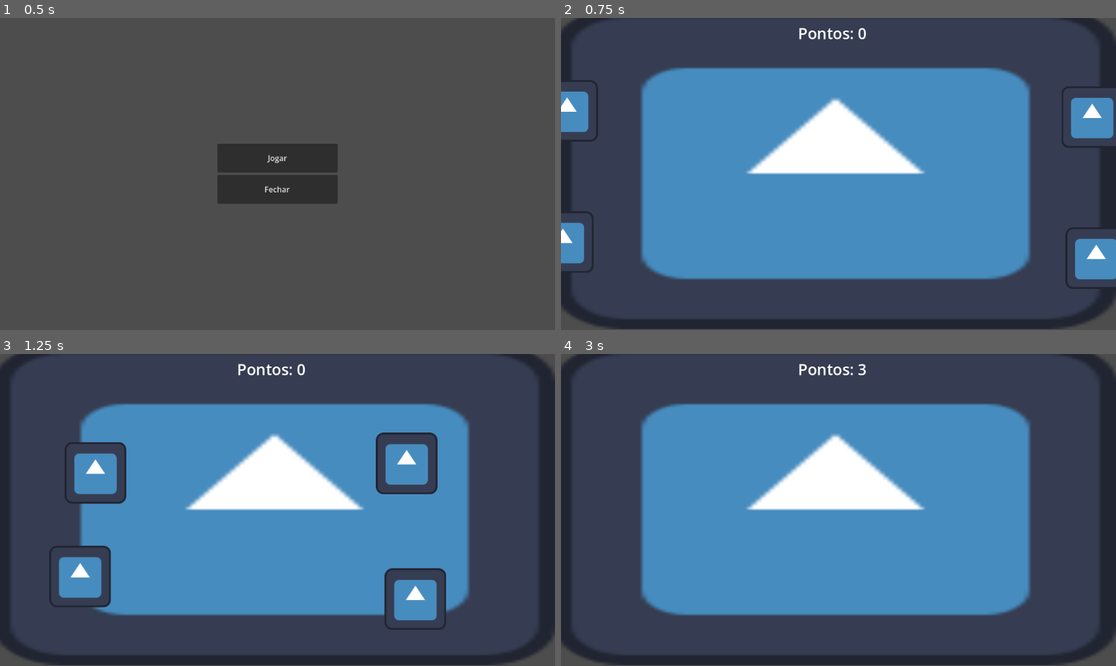
Above: before the commit, frames 1-4 (two rows, left to right).
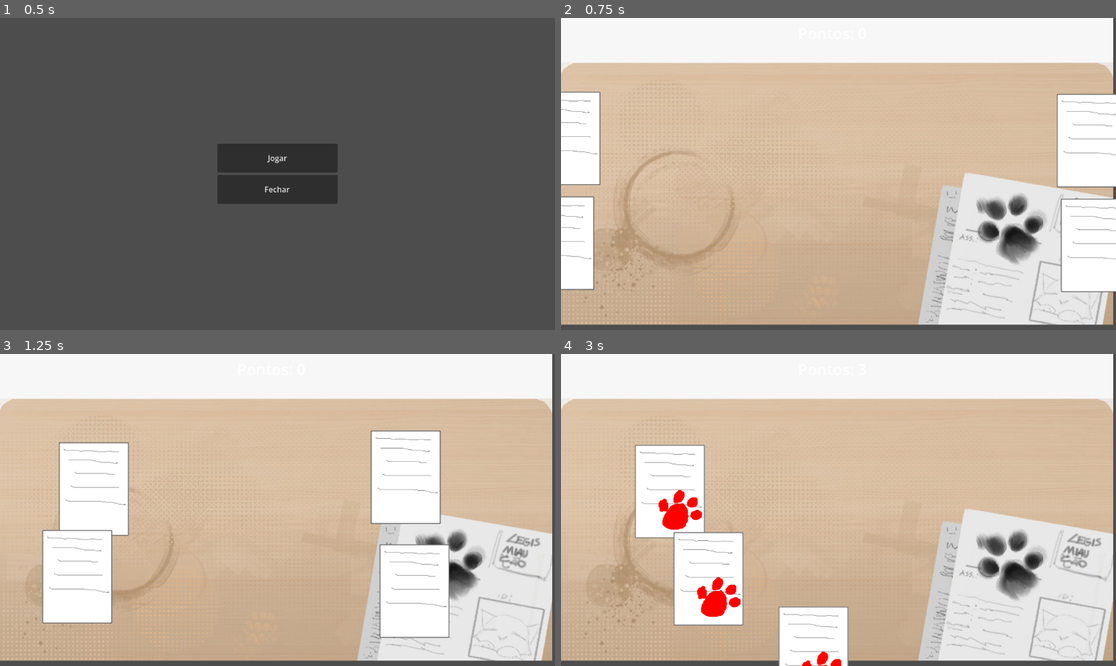
Above: after the commit, the same moments.

Repository: SrDoppelganger/felpoJam
Game: Godot game, scene res://scenes/MainMenu.tscn
Two runs of this game, one before a commit and one after it. Both use one fixed random seed, a clock stepped at 60 frames per second and the inputs below. The engine's default icon, where the game draws it, is replaced by a stand-in: a white triangle on a blue panel in a dark square.
Inputs (mouse positions are in pixels of both pictures, inside the frame that each line leads up to):
- Up to frame 1 (0.5 s): no input
- Up to frame 2 (0.75 s): click "Jogar" at 0.5 s
- Up to frame 3 (1.25 s): no input
- Up to frame 4 (3 s): move the mouse to (655, 472) at 1.27 s; click (655, 472) at 1.35 s; move the mouse to (705, 575) at 2.02 s; click (705, 575) at 2.1 s; move the mouse to (821, 631) at 2.77 s; click (821, 631) at 2.85 s

Frame 1 is identical in both runs. In frame 2, 99% of the frame differs, in the area x 0-100%, y 0-100%; in frame 3, 99%; in frame 4, 99%.

Commit message:
added placeholder graphics

Diff:
--- a/Scripts/arquivo_script/arquivo.gd
+++ b/Scripts/arquivo_script/arquivo.gd
@@ -1,10 +1,14 @@
 extends Node2D
 @onready var area_2d: Area2D = $Area2D
+@onready var sprite: AnimatedSprite2D = $Area2D/Sprite2D
 
 const SPEED = 1;
 var velocity: Vector2;
 var target_position: Vector2;
 var spawn_position: Vector2;
+
+#var para mudar sprites
+var carimbado:bool = false
 
 #deixando como var global para acessar no timeout
 var target_x;
@@ -18,8 +22,11 @@
 	target_position = Vector2(target_x, target_y);
 
 func _process(delta: float) -> void:
-	velocity = (target_position - position) * SPEED * delta
-	translate(velocity)
+	if !carimbado:
+		velocity = (target_position - position) * SPEED * delta
+		translate(velocity)
+	else:
+		pass
 
 
 func _on_area_2d_mouse_entered() -> void:
@@ -33,11 +40,14 @@
 		if event.pressed:
 			GlobalScript.playEffect("stamp");
 			GlobalScript.addScore();
-			queue_free();
+			sprite.play("stamped");
+			carimbado = true;
 
 # Faz o arquivo sair da mesa
 func _on_timer_timeout() -> void:
-	var x = target_x
-	var y = randi_range(900, 1000);
-
-	target_position = Vector2(x,y);
+	if !carimbado:
+		var x = target_x
+		var y = randi_range(900, 1000);
+		target_position = Vector2(x,y);
+	else:
+		pass
--- a/Scripts/main_script.gd
+++ b/Scripts/main_script.gd
@@ -13,3 +13,6 @@
 	var mouseLocation = get_global_mouse_position();
 	if Input.is_action_just_pressed("click"):
 		print(mouseLocation);
+
+func spawn_arquivos():
+	pass
--- a/scenes/arquivo.tscn
+++ b/scenes/arquivo.tscn
@@ -1,22 +1,52 @@
 [gd_scene format=3 uid="uid://n48nsxsa7eks"]
 
 [ext_resource type="Script" uid="uid://bsg3xqo2uos81" path="res://Scripts/arquivo_script/arquivo.gd" id="1_1tye2"]
-[ext_resource type="Texture2D" uid="uid://b5l7d7el03p6r" path="res://icon.svg" id="1_anmjr"]
+[ext_resource type="Texture2D" uid="uid://cnt0b0xpcyabw" path="res://assets/graficos/arq_placeholder.png" id="2_mlcnj"]
+[ext_resource type="Texture2D" uid="uid://3v1pjefx57de" path="res://assets/graficos/arq_stamped_placeholder.png" id="3_j8r0s"]
 [ext_resource type="AudioStream" uid="uid://dbr24nivwhwlc" path="res://assets/sons/stamp.ogg" id="3_mlcnj"]
 
+[sub_resource type="AtlasTexture" id="AtlasTexture_j8r0s"]
+atlas = ExtResource("2_mlcnj")
+region = Rect2(0, 0, 256, 220)
+
+[sub_resource type="AtlasTexture" id="AtlasTexture_bmbu5"]
+atlas = ExtResource("3_j8r0s")
+region = Rect2(0, 0, 256, 220)
+
+[sub_resource type="SpriteFrames" id="SpriteFrames_bmbu5"]
+animations = [{
+"frames": [{
+"duration": 1.0,
+"texture": SubResource("AtlasTexture_j8r0s")
+}],
+"loop": true,
+"name": &"default",
+"speed": 5.0
+}, {
+"frames": [{
+"duration": 1.0,
+"texture": SubResource("AtlasTexture_bmbu5")
+}],
+"loop": true,
+"name": &"stamped",
+"speed": 5.0
+}]
+
 [sub_resource type="RectangleShape2D" id="RectangleShape2D_1tye2"]
-size = Vector2(135, 133)
+size = Vector2(172, 207)
 
 [node name="Arquivo" type="Node2D" unique_id=461140739]
 script = ExtResource("1_1tye2")
 
 [node name="Area2D" type="Area2D" parent="." unique_id=911804239]
 
-[node name="Sprite2D" type="Sprite2D" parent="Area2D" unique_id=388876715]
-texture = ExtResource("1_anmjr")
+[node name="Sprite2D" type="AnimatedSprite2D" parent="Area2D" unique_id=1665203975]
+sprite_frames = SubResource("SpriteFrames_bmbu5")
+animation = &"stamped"
+autoplay = "default"
 
 [node name="CollisionShape2D" type="CollisionShape2D" parent="Area2D" unique_id=1200353007]
-position = Vector2(-0.5, -0.5)
+position = Vector2(-1, -2.5)
 shape = SubResource("RectangleShape2D_1tye2")
 
 [node name="carimbado" type="AudioStreamPlayer" parent="." unique_id=1354186167]
--- a/scenes/main.tscn
+++ b/scenes/main.tscn
@@ -1,29 +1,33 @@
 [gd_scene format=3 uid="uid://drlq86n82qobf"]
 
-[ext_resource type="Texture2D" uid="uid://b5l7d7el03p6r" path="res://icon.svg" id="1_o5qli"]
 [ext_resource type="Script" uid="uid://dbsp6g3y8xy15" path="res://Scripts/main_script.gd" id="1_sugp2"]
 [ext_resource type="PackedScene" uid="uid://n48nsxsa7eks" path="res://scenes/arquivo.tscn" id="2_0wfyh"]
+[ext_resource type="Texture2D" uid="uid://cwsf6ho3drdxu" path="res://assets/graficos/mesa.jpg" id="2_sugp2"]
 
-[node name="Main" type="Node2D" unique_id=1887363783]
-position = Vector2(0, -1)
+[sub_resource type="Curve2D" id="Curve2D_sugp2"]
+_data = {
+"points": PackedVector2Array(0, 0, 0, 0, -49, 161, 0, 0, 0, 0, -49, 674, 0, 0, 0, 0, 1172, 677, 0, 0, 0, 0, 1172, 166)
+}
+point_count = 4
+
+[node name="minigame1" type="Node2D" unique_id=1887363783]
 script = ExtResource("1_sugp2")
 
 [node name="background" type="Sprite2D" parent="." unique_id=1865942434]
 position = Vector2(570, 313.5)
-scale = Vector2(9.140625, 5.210937)
-texture = ExtResource("1_o5qli")
+texture = ExtResource("2_sugp2")
 
 [node name="Arquivo" parent="." unique_id=461140739 instance=ExtResource("2_0wfyh")]
-position = Vector2(-73, 169)
+position = Vector2(-73, 239)
 
 [node name="Arquivo2" parent="." unique_id=773203964 instance=ExtResource("2_0wfyh")]
-position = Vector2(-71, 468)
+position = Vector2(-76, 473)
 
 [node name="Arquivo3" parent="." unique_id=212833661 instance=ExtResource("2_0wfyh")]
-position = Vector2(1226, 495)
+position = Vector2(1229, 466)
 
 [node name="Arquivo4" parent="." unique_id=1974708007 instance=ExtResource("2_0wfyh")]
-position = Vector2(1222, 197)
+position = Vector2(1225, 257)
 
 [node name="HUD" type="CanvasLayer" parent="." unique_id=481338847]
 
@@ -36,3 +40,8 @@
 text = "PONTOS: 0"
 horizontal_alignment = 1
 vertical_alignment = 1
+
+[node name="SpawnRate" type="Timer" parent="." unique_id=186831771]
+
+[node name="Path2D" type="Path2D" parent="." unique_id=222826848]
+curve = SubResource("Curve2D_sugp2")
Binary file added: assets/graficos/arq_placeholder.png
Not shown, added: assets/graficos/arq_placeholder.png.import
Binary file added: assets/graficos/arq_stamped_placeholder.png
Not shown, added: assets/graficos/arq_stamped_placeholder.png.import
Binary file added: assets/graficos/mesa.jpg
Not shown, added: assets/graficos/mesa.jpg.import
